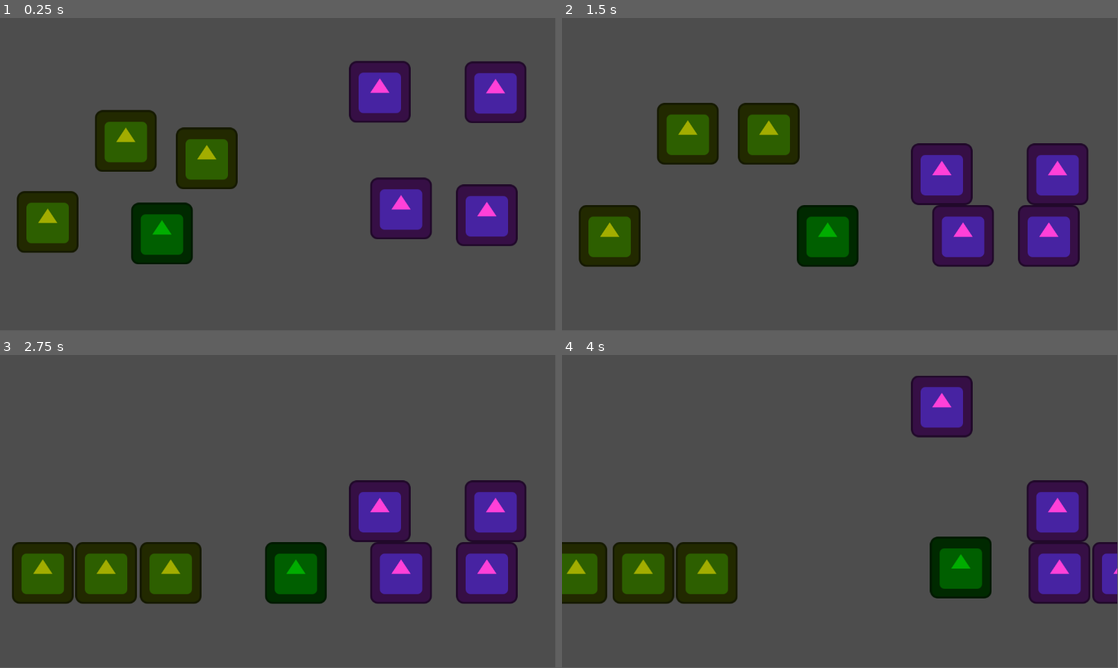
Above: before the commit, frames 1-4 (two rows, left to right).
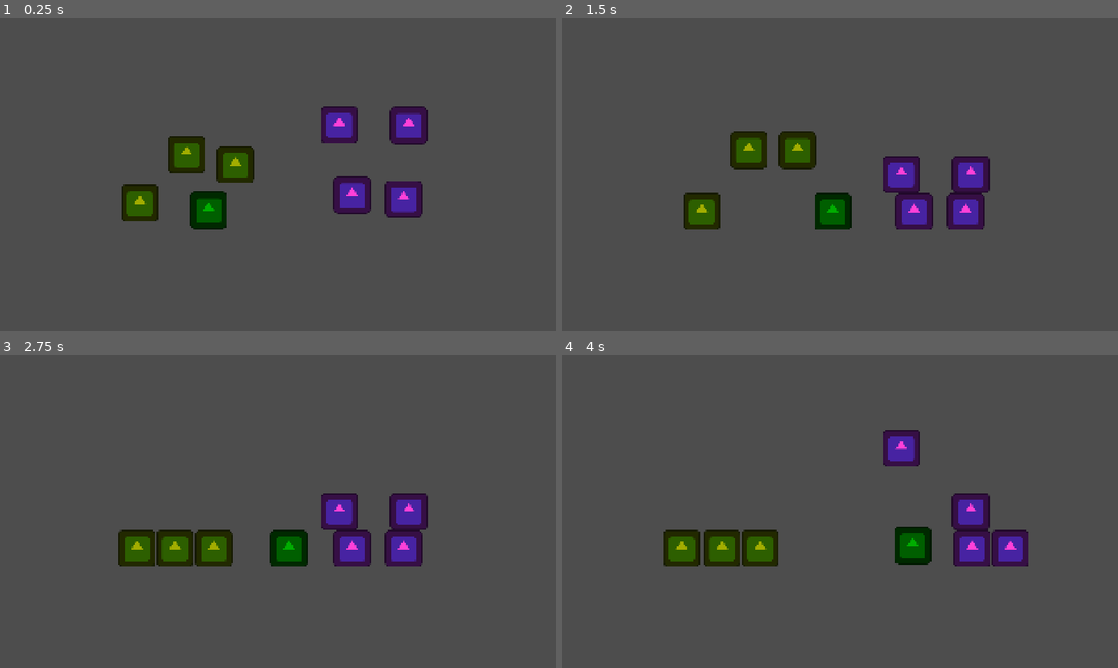
Above: after the commit, the same moments.

Repository: t0qen/baudo-game-jam-autumn
Game: Godot game, scene res://scenes/main.tscn
The game is run twice, just before and just after one commit, with the same random seed, the same clock (stepped at 60 frames per second) and the same inputs. The engine's default icon, where the game draws it, is replaced by a stand-in: a white triangle on a blue panel in a dark square.
Inputs (mouse positions are in pixels of both pictures, inside the frame that each line leads up to):
- Up to frame 1 (0.25 s): no input
- Up to frame 2 (1.5 s): move the mouse to (962, 158) at 0.52 s; hold D (right) 0.53-1.28 s; click (962, 158) at 0.67 s; tap Space (jump) at 0.77 s; move the mouse to (728, 190) at 1.27 s; hold A (left) from 1.28 s (still down); click (728, 190) at 1.42 s
- Up to frame 3 (2.75 s): tap Space (jump) at 1.52 s; move the mouse to (333, 442) at 2.02 s; release A (left) at 2.03 s; hold D (right) from 2.03 s (still down); click (333, 442) at 2.17 s
- Up to frame 4 (4 s): move the mouse to (812, 574) at 2.77 s; click (812, 574) at 2.92 s; tap Space (jump) at 3.02, 3.77 s; move the mouse to (1006, 558) at 3.52 s; release D (right) at 3.53 s; hold A (left) from 3.53 s (still down); click (1006, 558) at 3.67 s
In our replay, the window is 799x449 before the commit and 800x450 after it. These sizes can differ from the game's own. Grey fills any space a smaller window leaves; there, only what the larger window draws over its background counts as a difference.

The runs differ from the first frame. In frame 1, 20% of the frame differs, in the area x 3-95%, y 13-79%; in frame 2, 20%; in frame 3, 19%; in frame 4, 20%.

Commit message:
modif input et nom et canvas_items

Diff:
--- a/project.godot
+++ b/project.godot
@@ -10,14 +10,21 @@
 
 [application]
 
-config/name="Baudo Game Jam Autumn"
+config/name="The Shattered Rifts"
 run/main_scene="uid://c1836v71tkimw"
 config/features=PackedStringArray("4.5", "GL Compatibility")
+boot_splash/show_image=false
 config/icon="res://icon.svg"
 
 [autoload]
 
 BiduleManager="*res://scripts/bidule_manager.gd"
+
+[display]
+
+window/size/viewport_width=1920
+window/size/viewport_height=1080
+window/stretch/mode="canvas_items"
 
 [file_customization]
 
@@ -38,24 +45,32 @@
 jump={
 "deadzone": 0.2,
 "events": [Object(InputEventKey,"resource_local_to_scene":false,"resource_name":"","device":-1,"window_id":0,"alt_press …(191 unchanged characters)…
+, Object(InputEventJoypadButton,"resource_local_to_scene":false,"resource_name":"","device":-1,"button_index":0,"pressure":0.0,"pressed":true,"script":null)
 ]
 }
 shoot={
 "deadzone": 0.2,
 "events": [Object(InputEventMouseButton,"resource_local_to_scene":false,"resource_name":"","device":-1,"window_id":0,"a …(253 unchanged characters)…
+, Object(InputEventJoypadButton,"resource_local_to_scene":false,"resource_name":"","device":-1,"button_index":2,"pressure":0.0,"pressed":true,"script":null)
 ]
 }
 left={
 "deadzone": 0.2,
 "events": [Object(InputEventKey,"resource_local_to_scene":false,"resource_name":"","device":-1,"window_id":0,"alt_press …(191 unchanged characters)…
-, Object(InputEventKey,"resource_local_to_scene":false,"resource_name":"","device":-1,"window_id":0,"alt_pressed":false,"shift_pressed":false,"ctrl_pressed":false,"meta_pressed":false,"pressed":false,"keycode":81,"physical_keycode":0,"key_label":0,"unicode":113,"location":0,"echo":false,"script":null)
 , Object(InputEventKey,"resource_local_to_scene":false,"resource_name":"","device":-1,"window_id":0,"alt_pressed":false …(186 unchanged characters)…
+, Object(InputEventJoypadMotion,"resource_local_to_scene":false,"resource_name":"","device":-1,"axis":0,"axis_value":-1.0,"script":null)
 ]
 }
 right={
 "deadzone": 0.2,
 "events": [Object(InputEventKey,"resource_local_to_scene":false,"resource_name":"","device":-1,"window_id":0,"alt_press …(192 unchanged characters)…
 , Object(InputEventKey,"resource_local_to_scene":false,"resource_name":"","device":-1,"window_id":0,"alt_pressed":false …(186 unchanged characters)…
+, Object(InputEventJoypadMotion,"resource_local_to_scene":false,"resource_name":"","device":-1,"axis":0,"axis_value":1.0,"script":null)
+]
+}
+"Faire spawn bombe (pas définitif)"={
+"deadzone": 0.2,
+"events": [Object(InputEventMouseButton,"resource_local_to_scene":false,"resource_name":"","device":-1,"window_id":0,"alt_pressed":false,"shift_pressed":false,"ctrl_pressed":false,"meta_pressed":false,"button_mask":0,"position":Vector2(0, 0),"global_position":Vector2(0, 0),"factor":1.0,"button_index":1,"canceled":false,"pressed":false,"double_click":false,"script":null)
 ]
 }
 
